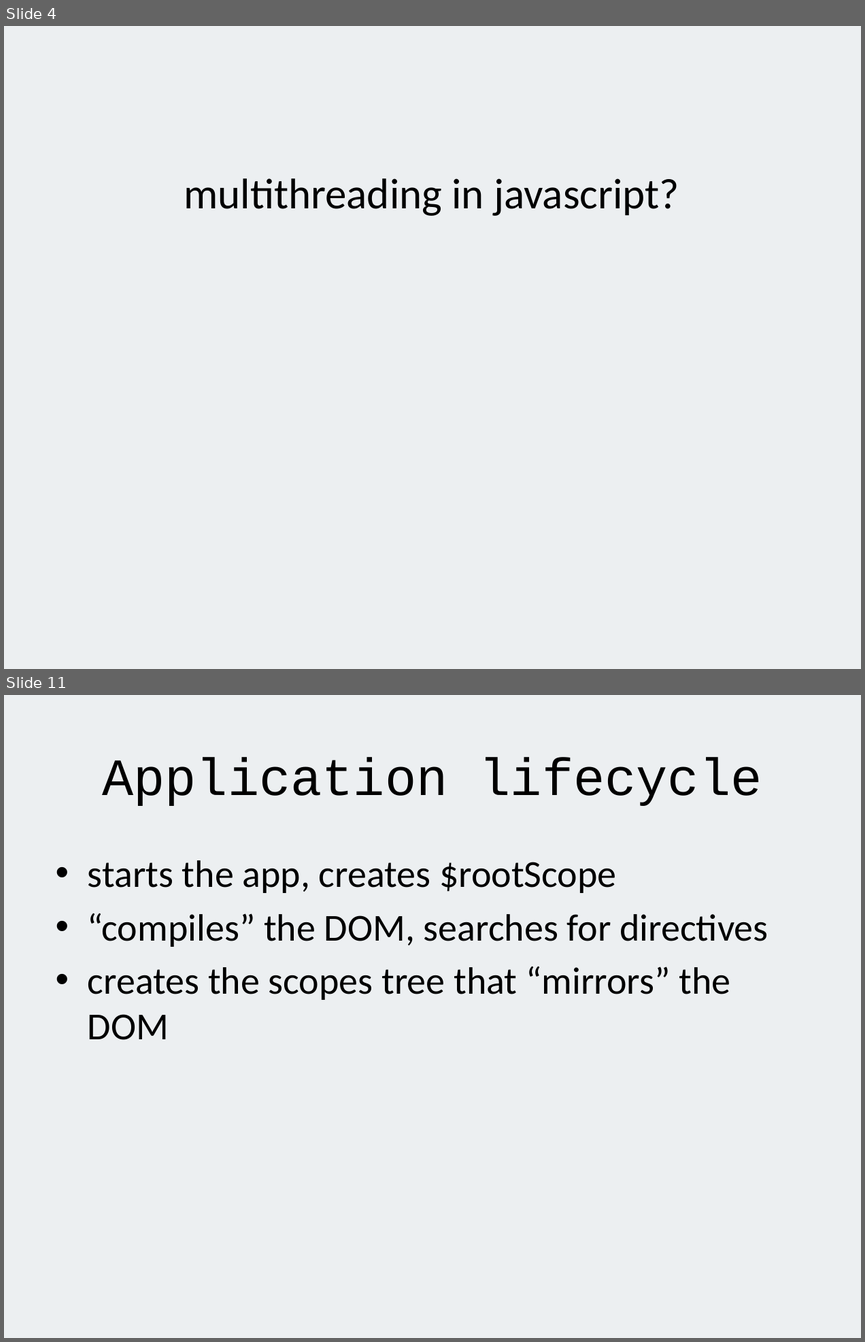
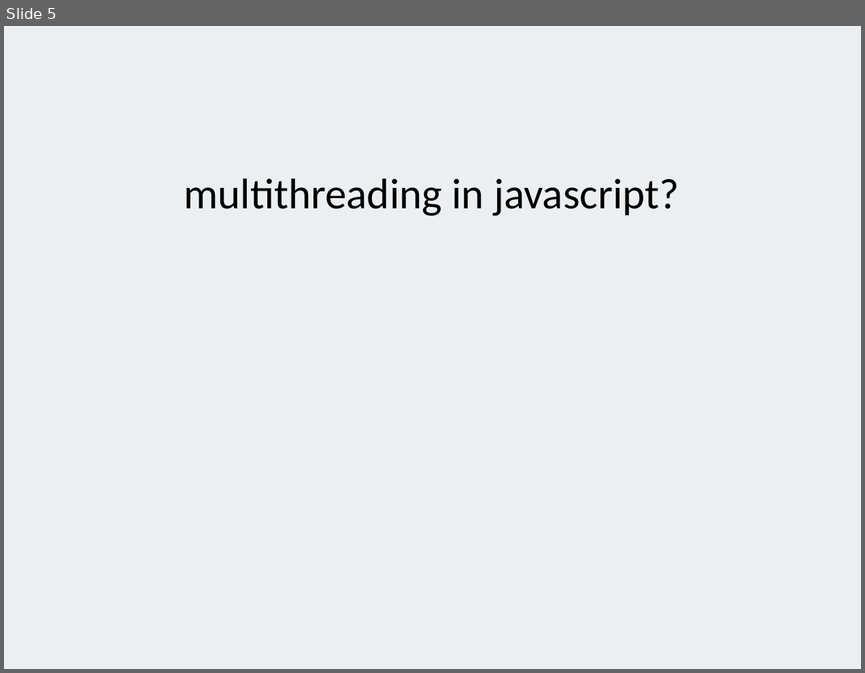
Before and after one commit to alexeymatveevp/angularjs-course, a slide deck: docs/00_jsbasics.pptx. Shown one above the other, each under a label of ours: slides 4 and 11 before the commit, slide 5 after it; the slides between them are not shown. The pictures are 865x1342 and 865x673 pixels, drawn with LibreOffice and Linux fonts; fonts in the diff are those of the drawing. Boxes give left, top, right and bottom in pixels: in the first picture for what was removed or moved away, otherwise in the second. Text is boxed around its words. In the diff, an @@ line names an element or a change of style, - is before the commit and + after.

```diff
--- a/docs/00_jsbasics.pptx
+++ b/docs/00_jsbasics.pptx
@@ slide 11 removed at <box>4,695,861,1338</box>, background #ECEFF1 @@
@@ title removed at <box>102,757,762,806</box> @@
-Application lifecycle
@@ text removed at <box>88,860,768,1040</box> @@
-• starts the app, creates $rootScope
-• “compiles” the DOM, searches for directives
-• creates the scopes tree that “mirrors” the DOM
@@ what was slide 4 is now slide 5 @@
```
Also in this commit, not shown: 1 slide changed, 1 slide added, 14 other slides removed, 2 other files.
